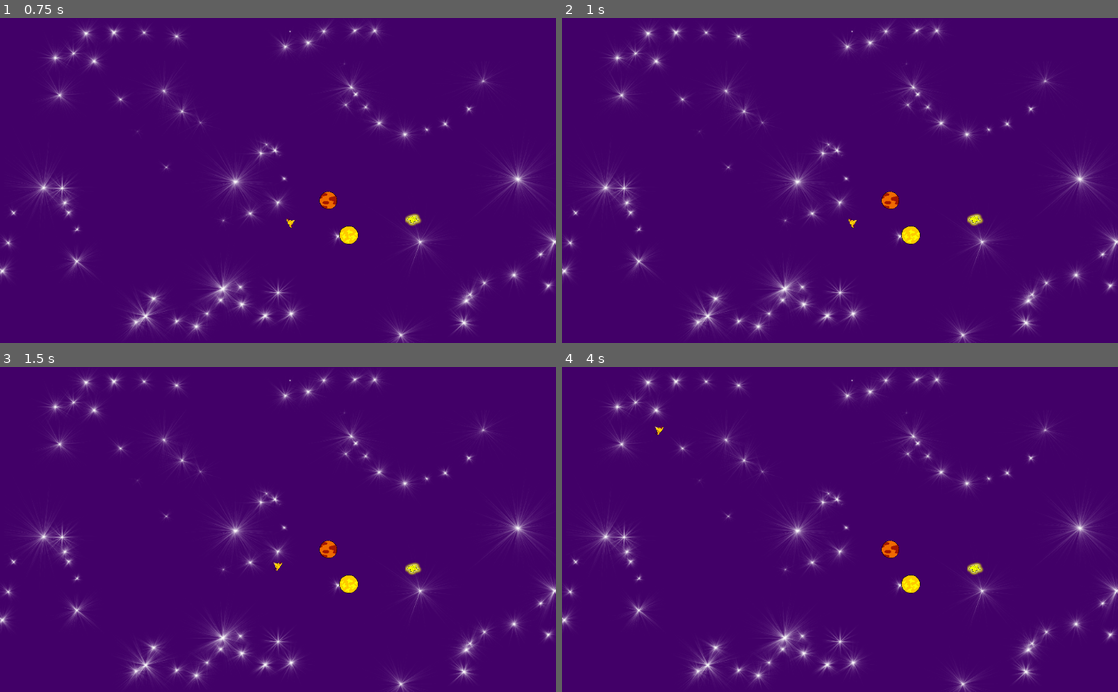
Above: before the commit, frames 1-4 (two rows, left to right).
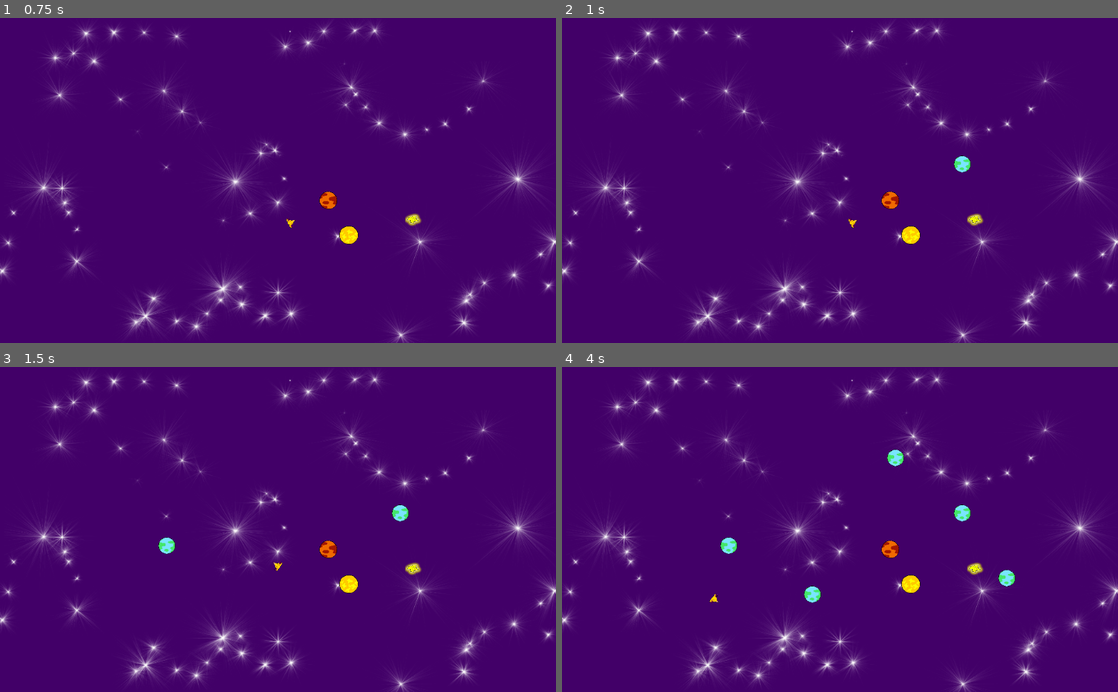
Above: after the commit, the same moments.

Repository: antonindevidal/Lunarium
Game: Godot game, scene res://source/Game.tscn
Same seed, same stepped clock (60 frames per second), same inputs: the game is played once before the commit and once after it.
Inputs (mouse positions are in pixels of both pictures, inside the frame that each line leads up to):
- Up to frame 1 (0.75 s): tap Enter at 0.5 s; move the mouse to (400, 164) at 0.52 s; click (400, 164) at 0.6 s
- Up to frame 2 (1 s): right-click (962, 164) at 0.8 s
- Up to frame 3 (1.5 s): tap Space at 1.25 s; move the mouse to (166, 545) at 1.27 s; right-click (166, 545) at 1.35 s
- Up to frame 4 (4 s): click (728, 545) at 1.55 s; move the mouse to (895, 458) at 2.02 s; click (895, 458) at 2.1 s; right-click (895, 458) at 2.3 s; tap Enter at 2.75 s; move the mouse to (812, 594) at 2.77 s; right-click (812, 594) at 2.85 s; click (812, 594) at 3.05 s; move the mouse to (1006, 578) at 3.52 s; click (1006, 578) at 3.6 s; right-click (1006, 578) at 3.8 s

Frame 1 is identical in both runs. In frame 2, 0.1% of the frame differs, in the area x 70-74%, y 42-48%; in frame 3, 0.3%; in frame 4, 0.7%, in the area x 16-82%, y 18-73%.

Commit message:
Ajout spawn planete

Diff:
--- a/source/project.godot
+++ b/source/project.godot
@@ -27,6 +27,16 @@
 "events": [ Object(InputEventKey,"resource_local_to_scene":false,"resource_name":"","device":0,"alt":false,"shift":false,"control":false,"meta":false,"command":false,"pressed":false,"scancode":16777217,"unicode":0,"echo":false,"script":null)
  ]
 }
+Reload={
+"deadzone": 0.5,
+"events": [ Object(InputEventKey,"resource_local_to_scene":false,"resource_name":"","device":0,"alt":false,"shift":false,"control":false,"meta":false,"command":false,"pressed":false,"scancode":82,"unicode":0,"echo":false,"script":null)
+ ]
+}
+AdderGravitator={
+"deadzone": 0.5,
+"events": [ Object(InputEventMouseButton,"resource_local_to_scene":false,"resource_name":"","device":0,"alt":false,"shift":false,"control":false,"meta":false,"command":false,"button_mask":0,"position":Vector2( 0, 0 ),"global_position":Vector2( 0, 0 ),"factor":1.0,"button_index":2,"pressed":false,"doubleclick":false,"script":null)
+ ]
+}
 
 [physics]
 
--- a/source/source/Manageurs/ManageurNiveau.gd
+++ b/source/source/Manageurs/ManageurNiveau.gd
@@ -1,17 +1,19 @@
 extends Node2D
 
 var arrayNiveau = [];
-var currentNiveau = -1;
+var currentNiveau = 0;
 var is_playing = false;
+
+var nbGravitator = 5;
 
 var Vaisseau_on_screen = true;
 # Called when the node enters the scene tree for the first time.
 func _init():
-	loadNiveau();
+	loadNiveaux();
 	pass;
 
 func _ready():
-	nextNiveau();
+	loadNiveau(0)
 	pass;
 
 func _process(_delta):
@@ -22,20 +24,28 @@
 			gameOver()
 		if (get_node("NiveauTemplate").get_node("Vaisseau")).victoire:
 			victoire()
+
+		if Input.is_action_just_pressed("Reload"):
+			loadNiveau(currentNiveau)
+		if Input.is_action_just_released("AdderGravitator"):
+			addGravitator(get_global_mouse_position())
 	pass;
 
-func loadNiveau():
+func loadNiveaux():
 	arrayNiveau.append("res://source/Niveaux/Niveau0/Niveau0.tscn");
 	arrayNiveau.append("res://source/Niveaux/Niveau1/Niveau1.tscn");
 	pass;
 
 func nextNiveau():
 	currentNiveau=currentNiveau + 1;
+	loadNiveau(currentNiveau)
+	pass;
+
+func loadNiveau(nb):
 	remove_child(get_child(0));
-	var tmp : Node =load(arrayNiveau[currentNiveau]).instance()
+	var tmp : Node =load(arrayNiveau[nb]).instance()
 	tmp.name = "NiveauTemplate"
 	add_child(tmp);
-	pass;
 
 func gameOver():
 	print("GameOver")
@@ -44,3 +54,9 @@
 	print("Victoire")
 	if currentNiveau < arrayNiveau.size()-1:
 		nextNiveau()
+
+func addGravitator(coord):
+	var grav = preload("res://source/Planetes/PlaneteTemplate.tscn").instance();
+	grav.init(coord);
+	grav.setColor("Bleu")
+	get_node("NiveauTemplate").add_child(grav);
--- a/source/source/Niveaux/NiveauTemplate.gd
+++ b/source/source/Niveaux/NiveauTemplate.gd
@@ -1,4 +1,5 @@
 extends Node2D
+
 
 
 func getPositionVaisseau():
--- a/source/source/Planetes/PlaneteTemplate.gd
+++ b/source/source/Planetes/PlaneteTemplate.gd
@@ -7,16 +7,18 @@
 # Declare member variables here. Examples:
 # var a = 2
 # var b = "text"
-
+func init(coord : Vector2):
+	position = coord;
+	pass;
 
 # Called when the node enters the scene tree for the first time.
 func _ready():
-	rng.randomize()
-	var my_random_number = rng.randf_range(-1,5)
-	get_node("AnimatedSprite").animation = Couleur[my_random_number]
+	if get_node("AnimatedSprite").animation == "Vide":
+		rng.randomize()
+		var my_random_number = rng.randf_range(-1,5)
+		setColor(Couleur[my_random_number])
 	pass # Replace with function body.
 
-
-# Called every frame. 'delta' is the elapsed time since the previous frame.
-#func _process(delta):
-#	pass
+func setColor(col : String):
+	print(col)
+	get_node("AnimatedSprite").animation = col
--- a/source/source/Planetes/PlaneteTemplate.tscn
+++ b/source/source/Planetes/PlaneteTemplate.tscn
@@ -19,19 +19,29 @@
 "name": "Jaune",
 "speed": 5.0
 }, {
+"frames": [ ExtResource( 1 ) ],
+"loop": true,
+"name": "Bleu",
+"speed": 5.0
+}, {
 "frames": [ ExtResource( 6 ) ],
 "loop": true,
 "name": "Rose",
 "speed": 5.0
 }, {
+"frames": [  ],
+"loop": true,
+"name": "Vide",
+"speed": 5.0
+}, {
+"frames": [  ],
+"loop": true,
+"name": "Gravitator",
+"speed": 5.0
+}, {
 "frames": [ ExtResource( 5 ) ],
 "loop": true,
-"name": "Verte",
-"speed": 5.0
-}, {
-"frames": [ ExtResource( 1 ) ],
-"loop": true,
-"name": "Bleu",
+"name": "Vert",
 "speed": 5.0
 } ]
 
@@ -46,7 +56,7 @@
 [node name="AnimatedSprite" type="AnimatedSprite" parent="."]
 scale = Vector2( 0.15, 0.15 )
 frames = SubResource( 1 )
-animation = "Rose"
+animation = "Vide"
 
 [node name="CollisionShape2D" type="CollisionShape2D" parent="."]
 shape = SubResource( 2 )
